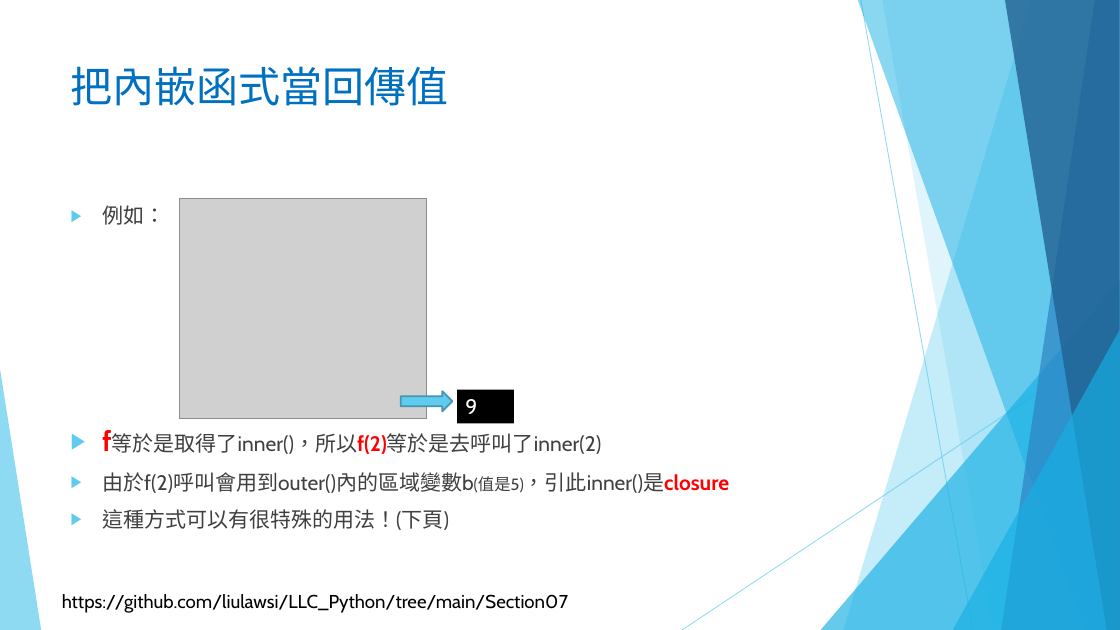
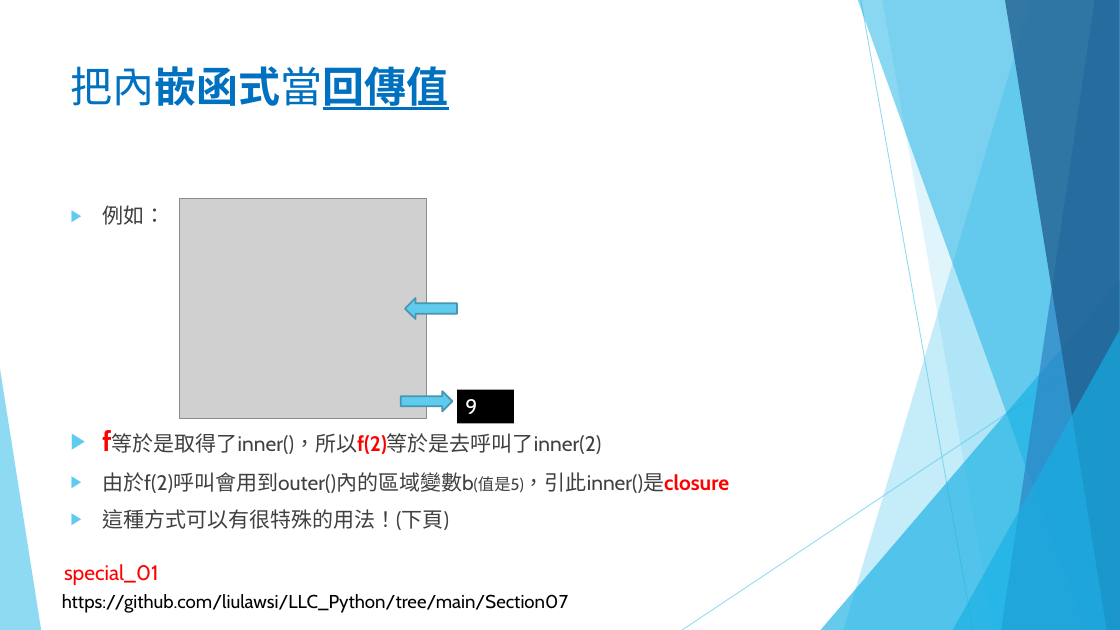
Before and after one commit to liulawsi/My_PPTs, a slide deck: slide 34 of LCC/Python/07_函式與方法.pptx. Drawn at 1120x630 pixels with LibreOffice and Linux fonts; fonts in the diff are those of the drawing; grey boxes stand for pictures; background and template pictures are left out. Boxes give left, top, right and bottom in pixels: in the first picture for what was removed or moved away, otherwise in the second. Text is boxed around its words. In the diff, an @@ line names an element or a change of style, - is before the commit and + after.

```diff
--- a/LCC/Python/07_函式與方法.pptx
+++ b/LCC/Python/07_函式與方法.pptx
@@ title "把內嵌函式當回傳值" at (71, 66, 449, 110): bold on, underline on in "把內嵌函式當回傳值" @@
@@ right arrow added at (405, 298, 457, 319), fill #5FCBEF, outline #4696B1 1.5 pt @@
@@ text added at (64, 564, 158, 585), 18 pt, text #FF0000 @@
+special_01
```
Also in this commit, not shown: 6 other slides changed, 8 slides added, 9 other files.
